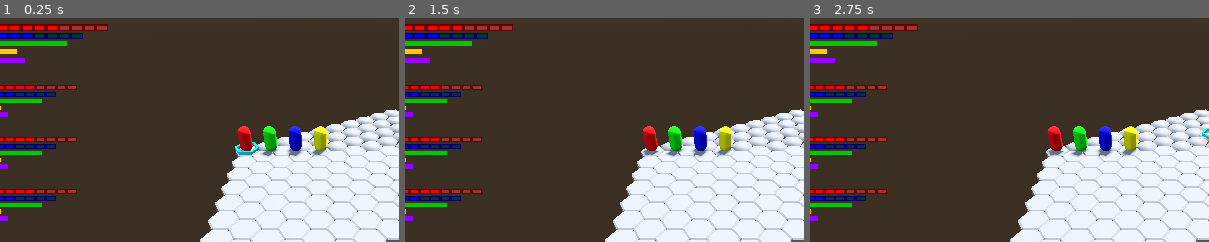
Above: before the commit, frames 1-3 (left to right).
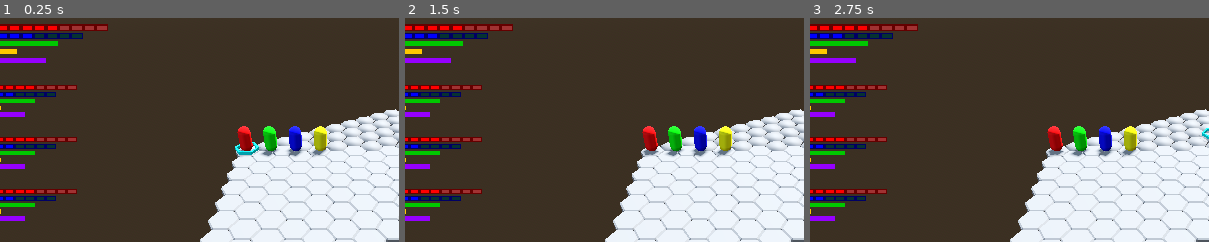
Above: after the commit, the same moments.

Repository: GuSoder/mini-turn-client
Game: Godot game, scene res://scenes/client1.tscn
Same seed, same stepped clock (60 frames per second), same inputs: the game is played once before the commit and once after it. This scene is started directly instead of the project's main scene.
Inputs (mouse positions are % of the whole screen's width and height, from its top left):
- Up to frame 1 (0.25 s): no input
- Up to frame 2 (1.5 s): tap Enter at 0.5, 0.6 s; move the mouse to (72, 45) at 0.52 s; click (72, 45) at 0.67 s; tap Space at 1.25 s; move the mouse to (30, 55) at 1.27 s; tap C at 1.35 s; click (30, 55) at 1.42 s
- Up to frame 3 (2.75 s): tap Enter at 2 s; move the mouse to (60, 28) at 2.02 s; tap L at 2.1 s; click (60, 28) at 2.17 s
The pictures show only the part of the screen within x 10-60%, y 1-51%; the shares and areas given below are measured in that part.

The runs differ from the first frame. In frame 1, 0.5% of the frame differs, in the area x 2-17%, y 10-91%; in frame 2, 0.5%; in frame 3, 0.5%.

Commit message:
Point out Health stat

Diff:
--- a/scenes/character_panel.tscn
+++ b/scenes/character_panel.tscn
@@ -3,7 +3,7 @@
 [node name="CharacterPanel" type="Node2D"]
 scale = Vector2(1.2, 1.2)
 
-[node name="Stat1" type="ColorRect" parent="."]
+[node name="Health" type="ColorRect" parent="."]
 offset_left = 75.0
 offset_top = 15.0
 offset_right = 225.0
@@ -11,172 +11,172 @@
 scale = Vector2(1, 0.8)
 color = Color(0.392157, 0, 0, 1)
 
-[node name="1" type="Node2D" parent="Stat1"]
-
-[node name="empty" type="ColorRect" parent="Stat1/1"]
-offset_left = 2.0
-offset_top = 2.0
-offset_right = 13.0
-offset_bottom = 8.0
-color = Color(0.627451, 0.196078, 0.196078, 1)
-
-[node name="filled" type="ColorRect" parent="Stat1/1"]
-offset_left = 2.0
-offset_top = 2.0
-offset_right = 13.0
-offset_bottom = 8.0
-color = Color(1, 0, 0, 1)
-
-[node name="2" type="Node2D" parent="Stat1"]
+[node name="1" type="Node2D" parent="Health"]
+
+[node name="empty" type="ColorRect" parent="Health/1"]
+offset_left = 2.0
+offset_top = 2.0
+offset_right = 13.0
+offset_bottom = 8.0
+color = Color(0.627451, 0.196078, 0.196078, 1)
+
+[node name="filled" type="ColorRect" parent="Health/1"]
+offset_left = 2.0
+offset_top = 2.0
+offset_right = 13.0
+offset_bottom = 8.0
+color = Color(1, 0, 0, 1)
+
+[node name="2" type="Node2D" parent="Health"]
 position = Vector2(15, 0)
 
-[node name="empty" type="ColorRect" parent="Stat1/2"]
-offset_left = 2.0
-offset_top = 2.0
-offset_right = 13.0
-offset_bottom = 8.0
-color = Color(0.627451, 0.196078, 0.196078, 1)
-
-[node name="filled" type="ColorRect" parent="Stat1/2"]
-offset_left = 2.0
-offset_top = 2.0
-offset_right = 13.0
-offset_bottom = 8.0
-color = Color(1, 0, 0, 1)
-
-[node name="3" type="Node2D" parent="Stat1"]
+[node name="empty" type="ColorRect" parent="Health/2"]
+offset_left = 2.0
+offset_top = 2.0
+offset_right = 13.0
+offset_bottom = 8.0
+color = Color(0.627451, 0.196078, 0.196078, 1)
+
+[node name="filled" type="ColorRect" parent="Health/2"]
+offset_left = 2.0
+offset_top = 2.0
+offset_right = 13.0
+offset_bottom = 8.0
+color = Color(1, 0, 0, 1)
+
+[node name="3" type="Node2D" parent="Health"]
 position = Vector2(30, 0)
 
-[node name="empty" type="ColorRect" parent="Stat1/3"]
-offset_left = 2.0
-offset_top = 2.0
-offset_right = 13.0
-offset_bottom = 8.0
-color = Color(0.627451, 0.196078, 0.196078, 1)
-
-[node name="filled" type="ColorRect" parent="Stat1/3"]
-offset_left = 2.0
-offset_top = 2.0
-offset_right = 13.0
-offset_bottom = 8.0
-color = Color(1, 0, 0, 1)
-
-[node name="4" type="Node2D" parent="Stat1"]
+[node name="empty" type="ColorRect" parent="Health/3"]
+offset_left = 2.0
+offset_top = 2.0
+offset_right = 13.0
+offset_bottom = 8.0
+color = Color(0.627451, 0.196078, 0.196078, 1)
+
+[node name="filled" type="ColorRect" parent="Health/3"]
+offset_left = 2.0
+offset_top = 2.0
+offset_right = 13.0
+offset_bottom = 8.0
+color = Color(1, 0, 0, 1)
+
+[node name="4" type="Node2D" parent="Health"]
 position = Vector2(45, 0)
 
-[node name="empty" type="ColorRect" parent="Stat1/4"]
-offset_left = 2.0
-offset_top = 2.0
-offset_right = 13.0
-offset_bottom = 8.0
-color = Color(0.627451, 0.196078, 0.196078, 1)
-
-[node name="filled" type="ColorRect" parent="Stat1/4"]
-offset_left = 2.0
-offset_top = 2.0
-offset_right = 13.0
-offset_bottom = 8.0
-color = Color(1, 0, 0, 1)
-
-[node name="5" type="Node2D" parent="Stat1"]
+[node name="empty" type="ColorRect" parent="Health/4"]
+offset_left = 2.0
+offset_top = 2.0
+offset_right = 13.0
+offset_bottom = 8.0
+color = Color(0.627451, 0.196078, 0.196078, 1)
+
+[node name="filled" type="ColorRect" parent="Health/4"]
+offset_left = 2.0
+offset_top = 2.0
+offset_right = 13.0
+offset_bottom = 8.0
+color = Color(1, 0, 0, 1)
+
+[node name="5" type="Node2D" parent="Health"]
 position = Vector2(60, 0)
 
-[node name="empty" type="ColorRect" parent="Stat1/5"]
-offset_left = 2.0
-offset_top = 2.0
-offset_right = 13.0
-offset_bottom = 8.0
-color = Color(0.627451, 0.196078, 0.196078, 1)
-
-[node name="filled" type="ColorRect" parent="Stat1/5"]
-offset_left = 2.0
-offset_top = 2.0
-offset_right = 13.0
-offset_bottom = 8.0
-color = Color(1, 0, 0, 1)
-
-[node name="6" type="Node2D" parent="Stat1"]
+[node name="empty" type="ColorRect" parent="Health/5"]
+offset_left = 2.0
+offset_top = 2.0
+offset_right = 13.0
+offset_bottom = 8.0
+color = Color(0.627451, 0.196078, 0.196078, 1)
+
+[node name="filled" type="ColorRect" parent="Health/5"]
+offset_left = 2.0
+offset_top = 2.0
+offset_right = 13.0
+offset_bottom = 8.0
+color = Color(1, 0, 0, 1)
+
+[node name="6" type="Node2D" parent="Health"]
 position = Vector2(75, 0)
 
-[node name="empty" type="ColorRect" parent="Stat1/6"]
-offset_left = 2.0
-offset_top = 2.0
-offset_right = 13.0
-offset_bottom = 8.0
-color = Color(0.627451, 0.196078, 0.196078, 1)
-
-[node name="filled" type="ColorRect" parent="Stat1/6"]
-offset_left = 2.0
-offset_top = 2.0
-offset_right = 13.0
-offset_bottom = 8.0
-color = Color(1, 0, 0, 1)
-
-[node name="7" type="Node2D" parent="Stat1"]
+[node name="empty" type="ColorRect" parent="Health/6"]
+offset_left = 2.0
+offset_top = 2.0
+offset_right = 13.0
+offset_bottom = 8.0
+color = Color(0.627451, 0.196078, 0.196078, 1)
+
+[node name="filled" type="ColorRect" parent="Health/6"]
+offset_left = 2.0
+offset_top = 2.0
+offset_right = 13.0
+offset_bottom = 8.0
+color = Color(1, 0, 0, 1)
+
+[node name="7" type="Node2D" parent="Health"]
 position = Vector2(90, 0)
 
-[node name="empty" type="ColorRect" parent="Stat1/7"]
-offset_left = 2.0
-offset_top = 2.0
-offset_right = 13.0
-offset_bottom = 8.0
-color = Color(0.627451, 0.196078, 0.196078, 1)
-
-[node name="filled" type="ColorRect" parent="Stat1/7"]
-visible = false
-offset_left = 2.0
-offset_top = 2.0
-offset_right = 13.0
-offset_bottom = 8.0
-color = Color(1, 0, 0, 1)
-
-[node name="8" type="Node2D" parent="Stat1"]
+[node name="empty" type="ColorRect" parent="Health/7"]
+offset_left = 2.0
+offset_top = 2.0
+offset_right = 13.0
+offset_bottom = 8.0
+color = Color(0.627451, 0.196078, 0.196078, 1)
+
+[node name="filled" type="ColorRect" parent="Health/7"]
+visible = false
+offset_left = 2.0
+offset_top = 2.0
+offset_right = 13.0
+offset_bottom = 8.0
+color = Color(1, 0, 0, 1)
+
+[node name="8" type="Node2D" parent="Health"]
 position = Vector2(105, 0)
 
-[node name="empty" type="ColorRect" parent="Stat1/8"]
-offset_left = 2.0
-offset_top = 2.0
-offset_right = 13.0
-offset_bottom = 8.0
-color = Color(0.627451, 0.196078, 0.196078, 1)
-
-[node name="filled" type="ColorRect" parent="Stat1/8"]
-visible = false
-offset_left = 2.0
-offset_top = 2.0
-offset_right = 13.0
-offset_bottom = 8.0
-color = Color(1, 0, 0, 1)
-
-[node name="9" type="Node2D" parent="Stat1"]
+[node name="empty" type="ColorRect" parent="Health/8"]
+offset_left = 2.0
+offset_top = 2.0
+offset_right = 13.0
+offset_bottom = 8.0
+color = Color(0.627451, 0.196078, 0.196078, 1)
+
+[node name="filled" type="ColorRect" parent="Health/8"]
+visible = false
+offset_left = 2.0
+offset_top = 2.0
+offset_right = 13.0
+offset_bottom = 8.0
+color = Color(1, 0, 0, 1)
+
+[node name="9" type="Node2D" parent="Health"]
 position = Vector2(120, 0)
 
-[node name="empty" type="ColorRect" parent="Stat1/9"]
-offset_left = 2.0
-offset_top = 2.0
-offset_right = 13.0
-offset_bottom = 8.0
-color = Color(0.627451, 0.196078, 0.196078, 1)
-
-[node name="filled" type="ColorRect" parent="Stat1/9"]
-visible = false
-offset_left = 2.0
-offset_top = 2.0
-offset_right = 13.0
-offset_bottom = 8.0
-color = Color(1, 0, 0, 1)
-
-[node name="10" type="Node2D" parent="Stat1"]
+[node name="empty" type="ColorRect" parent="Health/9"]
+offset_left = 2.0
+offset_top = 2.0
+offset_right = 13.0
+offset_bottom = 8.0
+color = Color(0.627451, 0.196078, 0.196078, 1)
+
+[node name="filled" type="ColorRect" parent="Health/9"]
+visible = false
+offset_left = 2.0
+offset_top = 2.0
+offset_right = 13.0
+offset_bottom = 8.0
+color = Color(1, 0, 0, 1)
+
+[node name="10" type="Node2D" parent="Health"]
 position = Vector2(135, 0)
 
-[node name="empty" type="ColorRect" parent="Stat1/10"]
-offset_left = 2.0
-offset_top = 2.0
-offset_right = 13.0
-offset_bottom = 8.0
-color = Color(0.627451, 0.196078, 0.196078, 1)
-
-[node name="filled" type="ColorRect" parent="Stat1/10"]
+[node name="empty" type="ColorRect" parent="Health/10"]
+offset_left = 2.0
+offset_top = 2.0
+offset_right = 13.0
+offset_bottom = 8.0
+color = Color(0.627451, 0.196078, 0.196078, 1)
+
+[node name="filled" type="ColorRect" parent="Health/10"]
 visible = false
 offset_left = 2.0
 offset_top = 2.0
@@ -334,7 +334,7 @@
 [node name="Stat3" type="ColorRect" parent="."]
 offset_left = 75.0
 offset_top = 35.0
-offset_right = 175.0
+offset_right = 165.0
 offset_bottom = 45.0
 scale = Vector2(1, 0.6)
 color = Color(0, 0.784314, 0, 1)
@@ -350,7 +350,7 @@
 [node name="Stat5" type="ColorRect" parent="."]
 offset_left = 75.0
 offset_top = 55.0
-offset_right = 125.0
+offset_right = 150.0
 offset_bottom = 65.0
 scale = Vector2(1, 0.6)
 color = Color(0.588235, 0, 1, 1)
